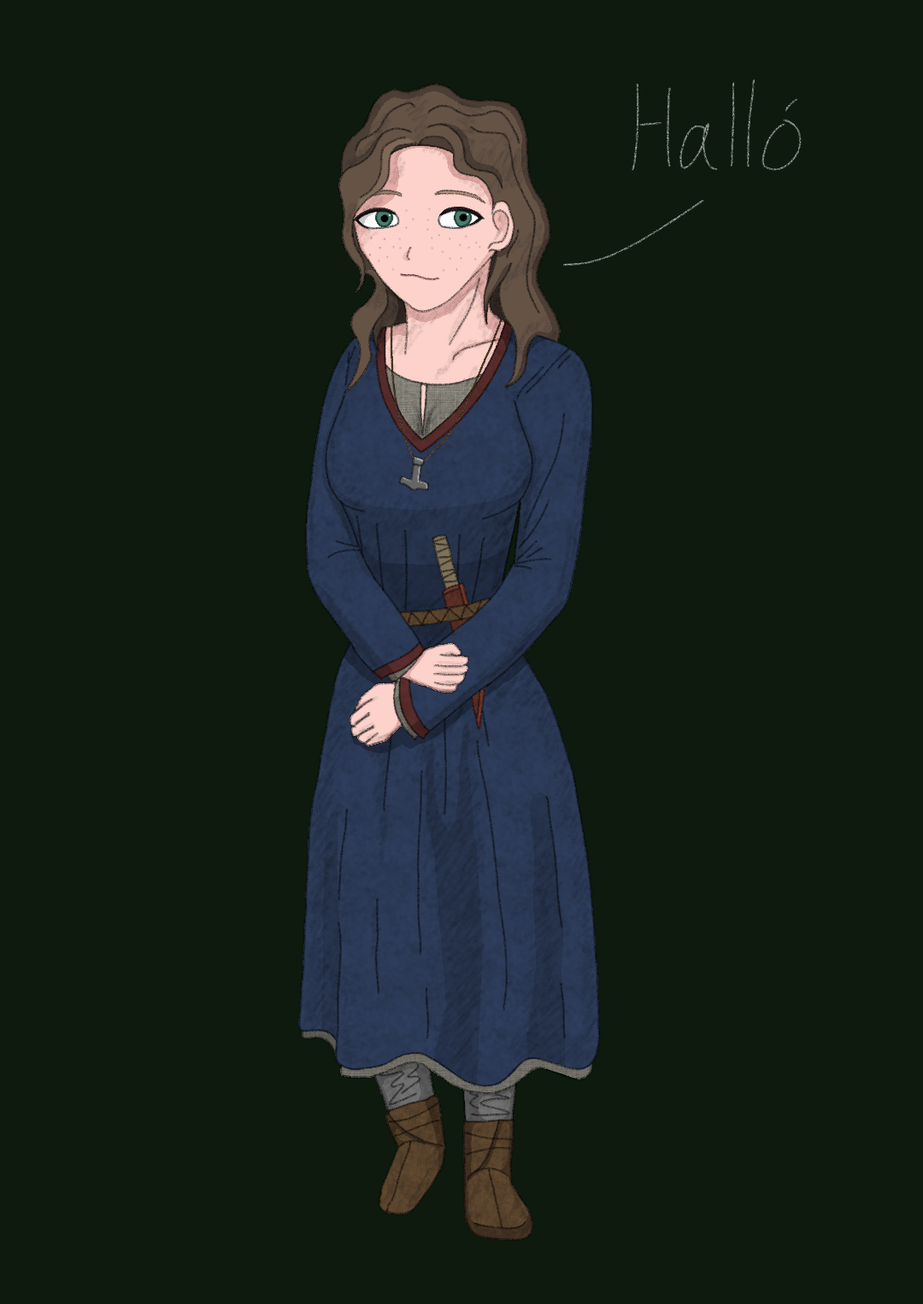
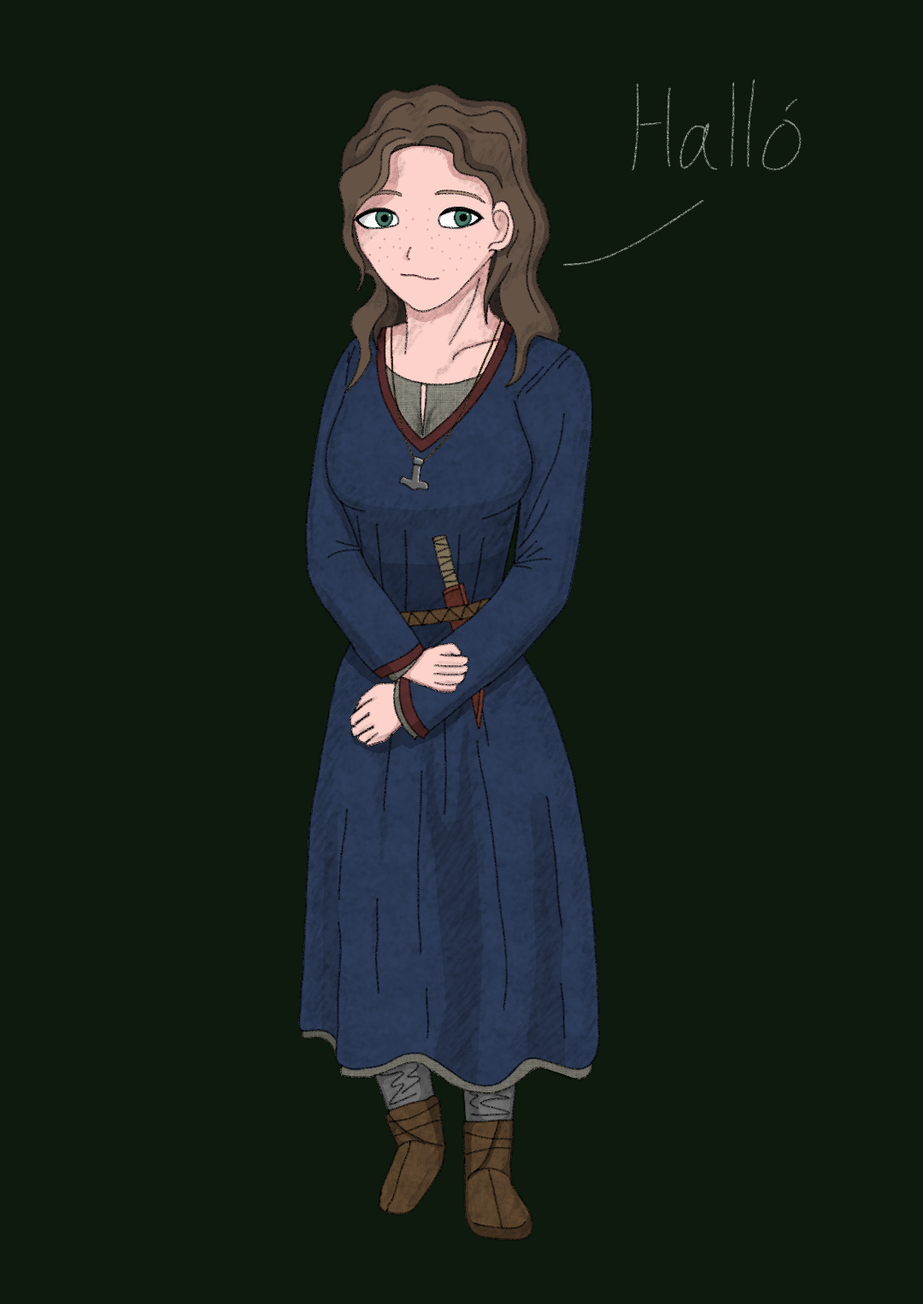
Comparing the layer stacks of the two 923 × 1304 images. Changes:
added layer "background copy" above "background" over [298, 83, 600, 1241]
hid "background" over [298, 83, 600, 1241]
